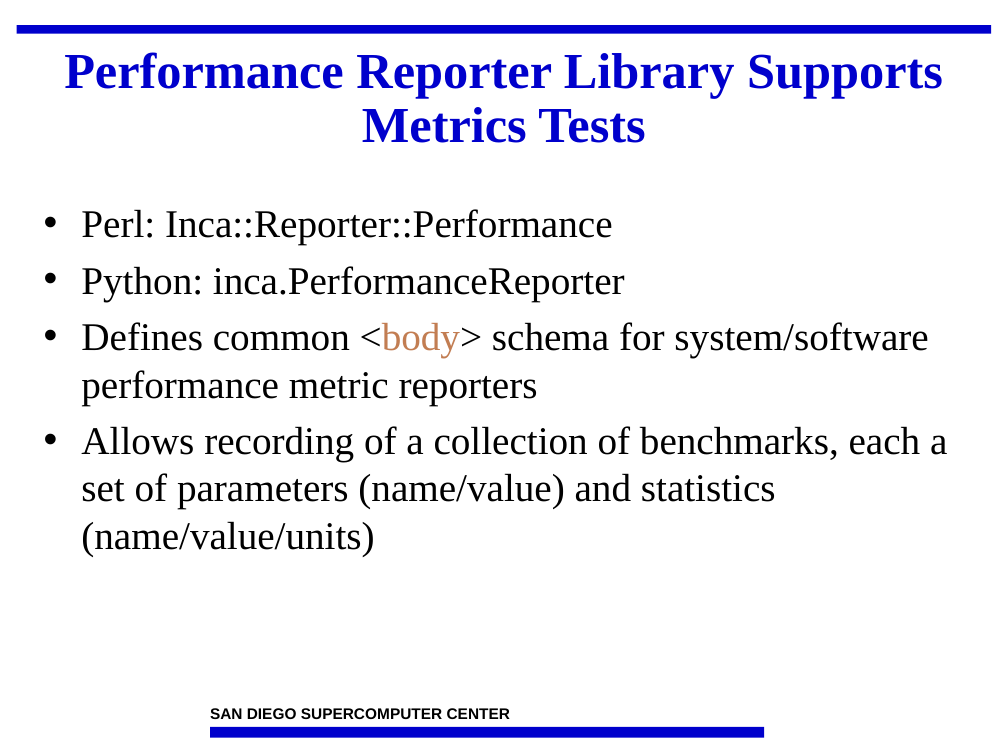
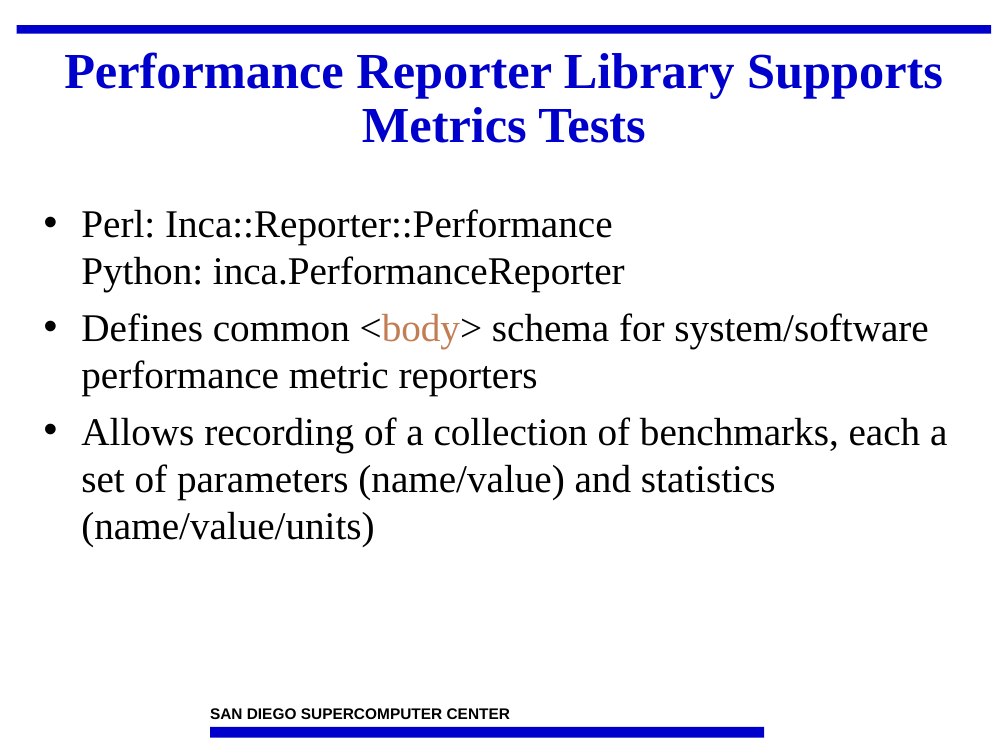
Before and after one commit to IncaProject/inca-xsede, a slide deck: slide 23 of talks/2008workshop/incaReporters.ppt. Drawn at 1008x756 pixels with LibreOffice and Linux fonts; fonts in the diff are those of the drawing; background and template pictures are left out. Boxes give left, top, right and bottom in pixels: in the first picture for what was removed or moved away, otherwise in the second. Text is boxed around its words. In the diff, an @@ line names an element or a change of style, - is before the commit and + after.

```diff
--- a/talks/2008workshop/incaReporters.ppt
+++ b/talks/2008workshop/incaReporters.ppt
@@ text at (81, 209, 625, 291): text changed @@
-• Perl: Inca::Reporter::Performance
-• Python: inca.PerformanceReporter
+• Perl: Inca::Reporter::Performance
+  Python: inca.PerformanceReporter
```
Also in this commit, not shown: 8 other slides changed, 2 other files.
